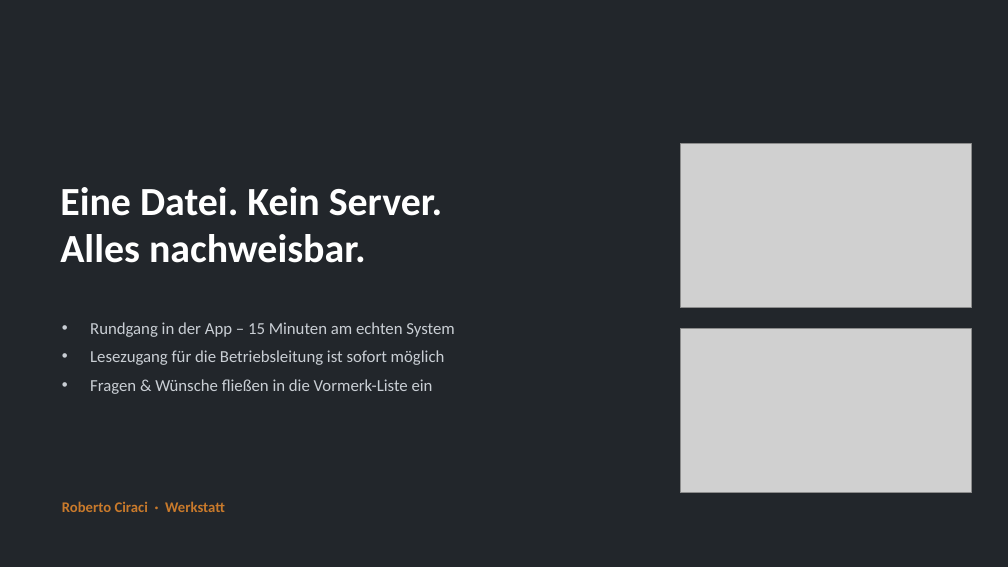
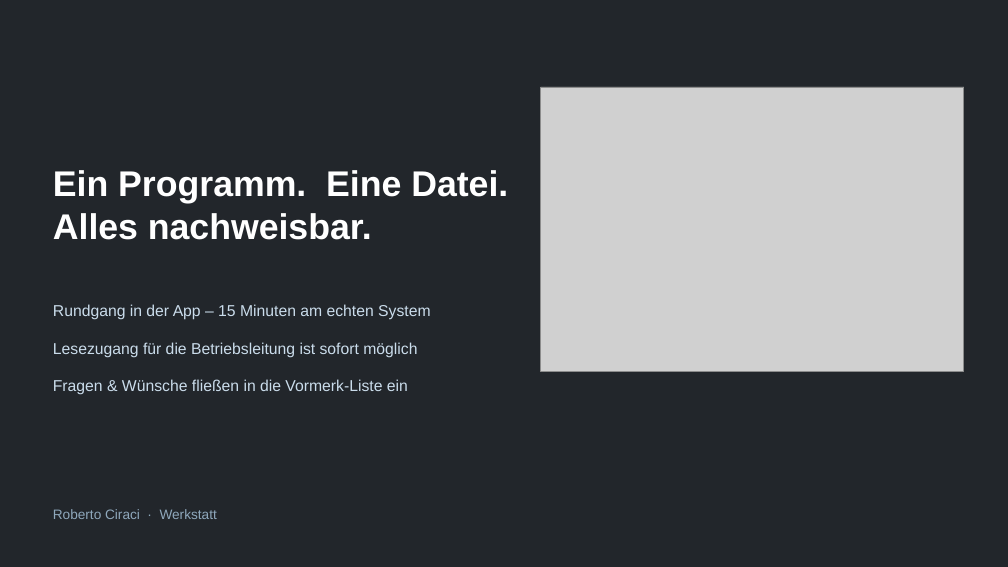
Before and after one commit to ciraciroberto90-debug/WerkstattKalender, a slide deck: slide 17 of doku/Werkstatt-Cockpit-Vorstellung.pptx (slide 11 before the commit). Drawn at 1008x567 pixels with LibreOffice and Linux fonts; fonts in the diff are those of the drawing; grey boxes stand for pictures. Boxes give left, top, right and bottom in pixels: in the first picture for what was removed or moved away, otherwise in the second. Text is boxed around its words. In the diff, an @@ line names an element or a change of style, - is before the commit and + after.

```diff
--- a/doku/Werkstatt-Cockpit-Vorstellung.pptx
+++ b/doku/Werkstatt-Cockpit-Vorstellung.pptx
@@ picture added at (x1=541, y1=87, x2=964, y2=371) @@
@@ text "Ein Programm. Eine Datei." moved from (x1=60, y1=187, x2=442, y2=263) to (x1=53, y1=170, x2=508, y2=240) @@
@@ picture removed at (x1=681, y1=144, x2=972, y2=308) @@
@@ text at (x1=53, y1=170, x2=508, y2=204): text changed; size 38 to 34 pt; font Calibri to Arial @@
-Eine Datei. Kein Server.
+Ein Programm. Eine Datei.
@@ text at (x1=53, y1=213, x2=372, y2=240): size 38 to 34 pt, font Calibri to Arial in "Alles nachweisbar." @@
@@ text "Rundgang in der App – ..." moved from (x1=90, y1=322, x2=454, y2=394) to (x1=53, y1=304, x2=430, y2=395) @@
@@ text "Rundgang in der App – ..." at (x1=53, y1=304, x2=430, y2=395): size 16 to 15 pt, font Calibri to Arial, text colour #C9CED4 to #CADCEB; bullet • to none; less space between paragraphs; vertical alignment top to middle @@
@@ picture removed at (x1=681, y1=329, x2=972, y2=493) @@
@@ text "Roberto Ciraci · Werkstatt" moved from (x1=62, y1=501, x2=225, y2=512) to (x1=53, y1=509, x2=217, y2=519) @@
@@ text "Roberto Ciraci · Werkstatt" at (x1=53, y1=509, x2=217, y2=519): size 14 to 13 pt, font Calibri to Arial, text colour #C97A2B to #8FA8BC, bold off @@
```
Also in this commit, not shown: 5 other slides changed, 11 slides added, 5 slides removed, 7 other files.
